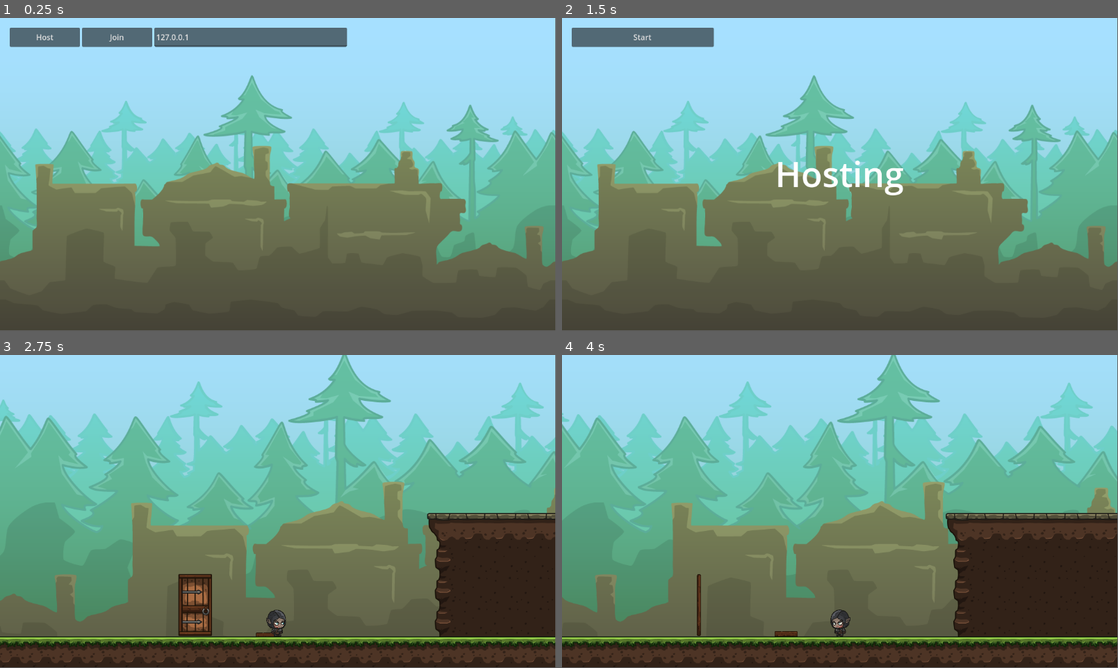
Above: before the commit, frames 1-4 (two rows, left to right).
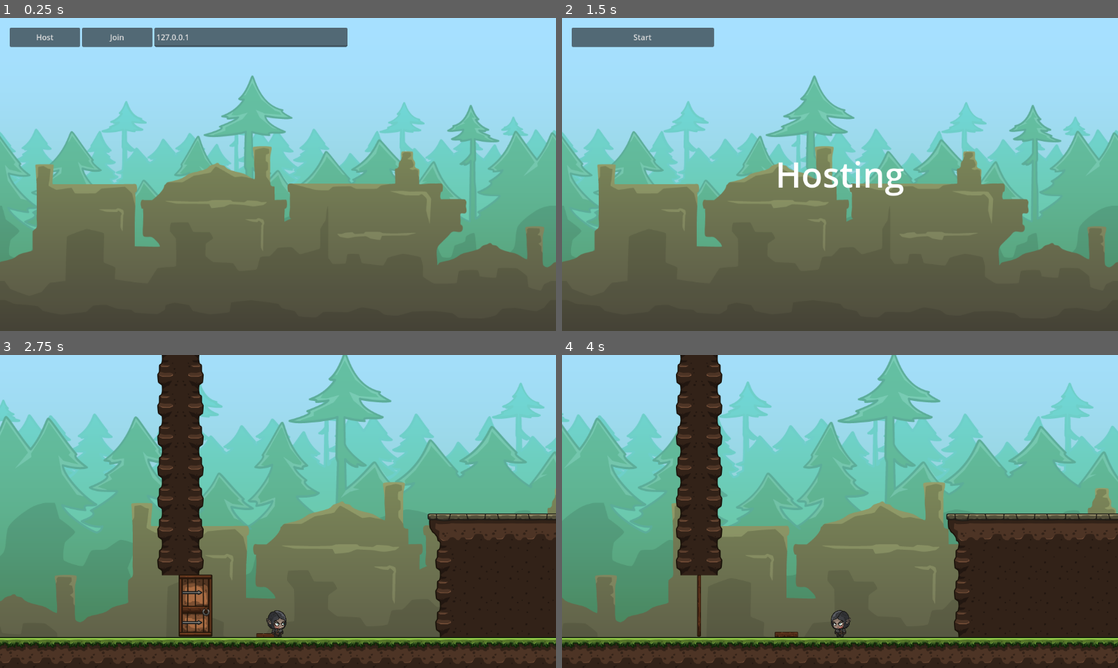
Above: after the commit, the same moments.

Repository: dp-lewis/GodotMultiplayer
Game: Godot game, scene res://levels/menu/menu.tscn
Same seed, same stepped clock (60 frames per second), same inputs: the game is played once before the commit and once after it.
Inputs:
- Up to frame 1 (0.25 s): no input
- Up to frame 2 (1.5 s): tap Enter at 0.5 s; hold Right (move_right) 0.53-1.25 s; tap Space (jump) at 0.77 s; click "Host" at 1.25 s
- Up to frame 3 (2.75 s): click "Start" at 2 s
- Up to frame 4 (4 s): hold Right (move_right) 2.78-3.53 s; tap Space (jump) at 3.02 s; hold Left (move_left) from 3.53 s (still down)
In our replay, the window is 799x449 before the commit and 800x450 after it. These sizes can differ from the game's own. Grey fills any space a smaller window leaves; there, only what the larger window draws over its background counts as a difference.

The runs differ from the first frame. In frame 1, 0.7% of the frame differs, in the area x 0-100%, y 0-84%; in frame 2, 1.0%; in frame 3, 7.8%, in the area x 0-100%, y 0-99%; in frame 4, 7.6%.

Commit message:
Update map and display settings

Diff:
--- a/levels/level_01/level_01.tscn
+++ b/levels/level_01/level_01.tscn
@@ -55,7 +55,7 @@
 scale = Vector2(0.5, 0.5)
 tile_set = SubResource("TileSet_pnof0")
 format = 2
-layer_0/tile_data = PackedInt32Array(131072, 131072, 2, 1310 …(16657 unchanged characters)… 6, 1, 196669, 65536, 1, 262205, 65536, 1)
+layer_0/tile_data = PackedInt32Array(131072, 131072, 2, 1310 …(16657 unchanged characters)… 6, 1, 196669, 65536, 1, 262205, 65536, 1, -65536, 0, 3, -131072, 0, 3, -196608, 0, 3, -262144, 0, 3, -327680, 0, 3, -589824, 0, 3, -524288, 0, 3, -458752, 0, 3, -393216, 0, 3, -1, 0, 2, -65537, 0, 2, -131073, 0, 2, -196609, 0, 2, -262145, 0, 2, -327681, 0, 2, -393217, 0, 2, -458753, 0, 2, -524289, 0, 2)
 
 [node name="ParallaxBackground" type="ParallaxBackground" parent="----- Environment -----"]
 
--- a/project.godot
+++ b/project.godot
@@ -21,7 +21,7 @@
 
 [display]
 
-window/size/resizable=false
+window/stretch/mode="viewport"
 
 [input]
 
